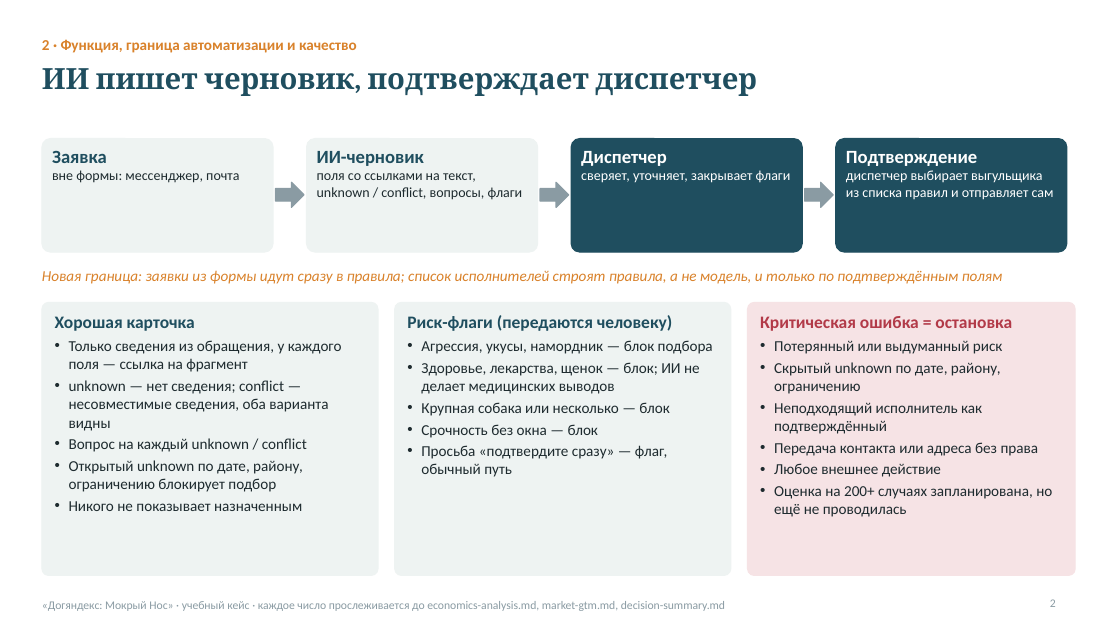
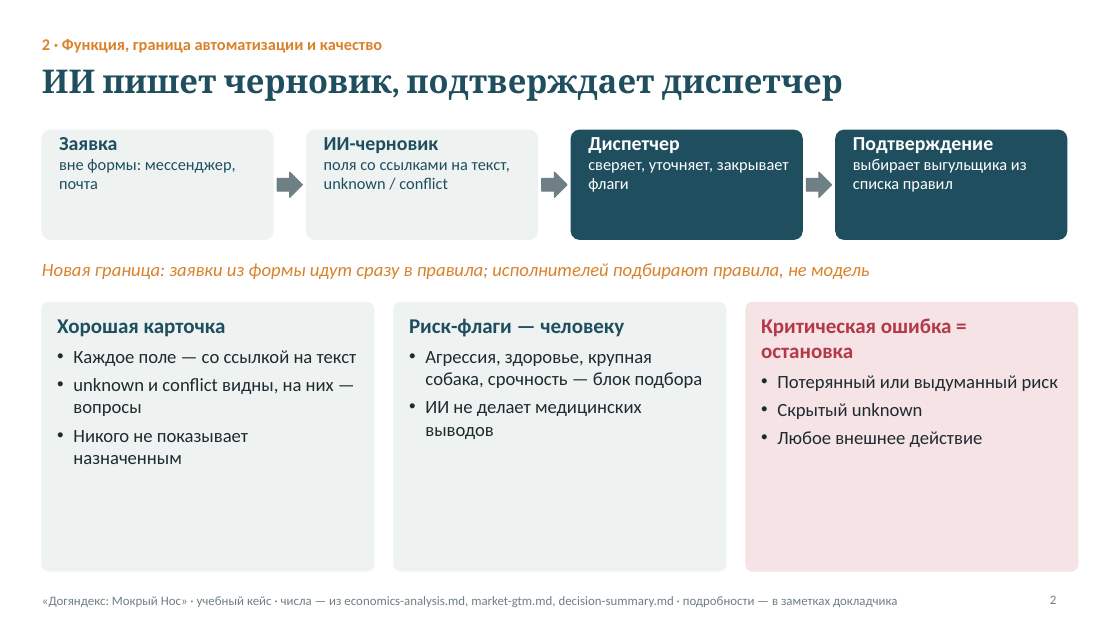
Before and after one commit to gs-hall/ai-tools-for-pdm-4-project, a slide deck: slide 2 of mokry-nos/presentation.pptx. Drawn at 1120x630 pixels with LibreOffice and Linux fonts; fonts in the diff are those of the drawing. Boxes give left, top, right and bottom in pixels: in the first picture for what was removed or moved away, otherwise in the second. Text is boxed around its words. In the diff, an @@ line names an element or a change of style, - is before the commit and + after.

```diff
--- a/mokry-nos/presentation.pptx
+++ b/mokry-nos/presentation.pptx
@@ text "2 · Функция, граница автоматизации ..." at (x1=42, y1=39, x2=382, y2=53): size 13 to 14 pt @@
@@ text "ИИ пишет черновик, подтверждает диспетчер" at (x1=42, y1=69, x2=843, y2=101): size 25 to 28 pt @@
@@ rounded rectangle resized from (x1=42, y1=139, x2=273, y2=252) to (x1=42, y1=130, x2=273, y2=239) @@
@@ text "Заявка" moved from (x1=52, y1=151, x2=239, y2=183) to (x1=59, y1=137, x2=236, y2=189) @@
@@ text "Заявка" at (x1=59, y1=137, x2=236, y2=189): size 16 to 17 pt in "Заявка"; size 12 to 14 pt, text colour #1E2B2F to #1F4E5F in "вне формы: мессенджер, почта" @@
@@ rounded rectangle resized from (x1=307, y1=139, x2=538, y2=252) to (x1=307, y1=130, x2=538, y2=239) @@
@@ text "ИИ-черновик" moved from (x1=317, y1=151, x2=523, y2=200) to (x1=324, y1=137, x2=510, y2=189) @@
@@ text at (x1=324, y1=137, x2=438, y2=153): size 16 to 17 pt in "ИИ-черновик" @@
@@ rounded rectangle resized from (x1=571, y1=139, x2=802, y2=252) to (x1=571, y1=130, x2=802, y2=239) @@
@@ text "Диспетчер" moved from (x1=581, y1=151, x2=791, y2=183) to (x1=588, y1=137, x2=789, y2=192) @@
@@ text "Диспетчер" at (x1=588, y1=137, x2=789, y2=192): size 16 to 17 pt in "Диспетчер"; size 12 to 14 pt in "сверяет, уточняет, закрывает флаги" @@
@@ proportions changed in 4 elements at (x1=42, y1=130, x2=273, y2=239), (x1=307, y1=130, x2=538, y2=239), (x1=571, y1=130, x2=802, y2=239), (x1=836, y1=130, x2=1067, y2=239) @@
@@ rounded rectangle resized from (x1=836, y1=139, x2=1067, y2=252) to (x1=836, y1=130, x2=1067, y2=239) @@
@@ text "Подтверждение" moved from (x1=846, y1=151, x2=1054, y2=200) to (x1=853, y1=137, x2=1027, y2=192) @@
@@ text at (x1=853, y1=137, x2=993, y2=153): size 16 to 17 pt in "Подтверждение" @@
@@ right arrow moved from (x1=276, y1=182, x2=304, y2=208) to (x1=277, y1=172, x2=302, y2=197) @@
@@ text at (x1=324, y1=162, x2=510, y2=189): text changed; size 12 to 14 pt; text colour #1E2B2F to #1F4E5F @@
-поля со ссылками на текст, unknown / conflict, вопросы, флаги
+поля со ссылками на текст, unknown / conflict
@@ fill #8A9BA3 to #6F7F86; outline #8A9BA3 1 pt to #6F7F86 1 pt in 3 elements at (x1=807, y1=172, x2=832, y2=197), (x1=277, y1=172, x2=302, y2=197), (x1=542, y1=172, x2=567, y2=197) @@
@@ right arrow resized from (x1=540, y1=182, x2=569, y2=208) to (x1=542, y1=172, x2=567, y2=197) @@
@@ right arrow moved from (x1=805, y1=182, x2=833, y2=208) to (x1=807, y1=172, x2=832, y2=197) @@
@@ text at (x1=853, y1=159, x2=1027, y2=192): text changed; size 12 to 14 pt @@
-диспетчер выбирает выгульщика из списка правил и отправляет сам
+выбирает выгульщика из списка правил
@@ text at (x1=42, y1=263, x2=870, y2=279): text changed; size 13 to 16 pt @@
-Новая граница: заявки из формы идут сразу в правила; список исполнителей строят правила, а не модель, и только по подтверждённым полям
+Новая граница: заявки из формы идут сразу в правила; исполнителей подбирают правила, не модель
@@ rounded rectangle resized from (x1=42, y1=302, x2=378, y2=576) to (x1=42, y1=302, x2=374, y2=571) @@
@@ text at (x1=57, y1=319, x2=248, y2=464): size 15 to 18 pt in "Хорошая карточка"; size 13 to 16 pt in "Никого не показывает назначенным"; more space between paragraphs; indent changed @@
@@ rounded rectangle resized from (x1=395, y1=302, x2=731, y2=576) to (x1=394, y1=302, x2=726, y2=571) @@
@@ text at (x1=409, y1=318, x2=703, y2=439): text changed; size 13 to 16 pt @@
-Риск-флаги (передаются человеку)
-• Агрессия, укусы, намордник — блок подбора
-• Здоровье, лекарства, щенок — блок; ИИ не делает медицинских выводов
-• Крупная собака или несколько — блок
-• Срочность без окна — блок
-• Просьба «подтвердите сразу» — флаг, обычный путь
+Риск-флаги — человеку
+• Агрессия, здоровье, крупная собака, срочность — блок подбора
+• ИИ не делает медицинских выводов
@@ rounded rectangle resized from (x1=748, y1=302, x2=1075, y2=576) to (x1=746, y1=302, x2=1078, y2=571) @@
@@ text at (x1=761, y1=318, x2=1058, y2=447): size 15 to 18 pt in "Критическая ошибка = остановка"; size 13 to 16 pt in "Потерянный или выдуманный риск", "Любое внешнее действие"; more space between paragraphs; indent changed @@
@@ text at (x1=73, y1=350, x2=357, y2=416): text changed; size 13 to 16 pt @@
-• Только сведения из обращения, у каждого поля — ссылка на фрагмент
-• unknown — нет сведения; conflict — несовместимые сведения, оба варианта видны
-• Вопрос на каждый unknown / conflict
-• Открытый unknown по дате, району, ограничению блокирует подбор
+• Каждое поле — со ссылкой на текст
+• unknown и conflict видны, на них — вопросы
@@ text at (x1=777, y1=403, x2=923, y2=419): text changed; size 13 to 16 pt @@
-• Скрытый unknown по дате, району, ограничению
-• Неподходящий исполнитель как подтверждённый
-• Передача контакта или адреса без права
+• Скрытый unknown
@@ text at (x1=774, y1=486, x2=1052, y2=517): paragraph removed @@
-• Оценка на 200+ случаях запланирована, но ещё не проводилась
@@ text at (x1=42, y1=596, x2=898, y2=607): text changed; size 10 to 11 pt; text colour #8A9BA3 to #6F7F86 @@
-«Догяндекс: Мокрый Нос» · учебный кейс · каждое число прослеживается до economics-analysis.md, market-gtm.md, decision-summary.md
+«Догяндекс: Мокрый Нос» · учебный кейс · числа — из economics-analysis.md, market-gtm.md, decision-summary.md · подробности — в заметках докладчика
@@ page number at (x1=1050, y1=596, x2=1056, y2=604): size 10 to 11 pt, text colour #8A9BA3 to #6F7F86 @@
```
Also in this commit, not shown: 4 other slides changed, 1 other file.
